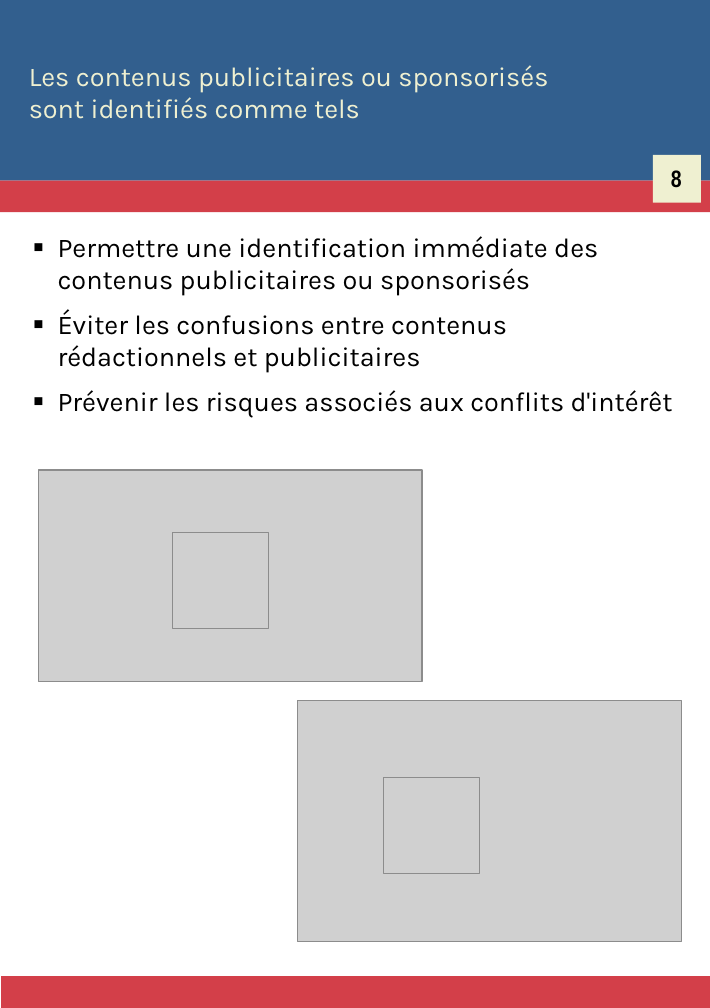
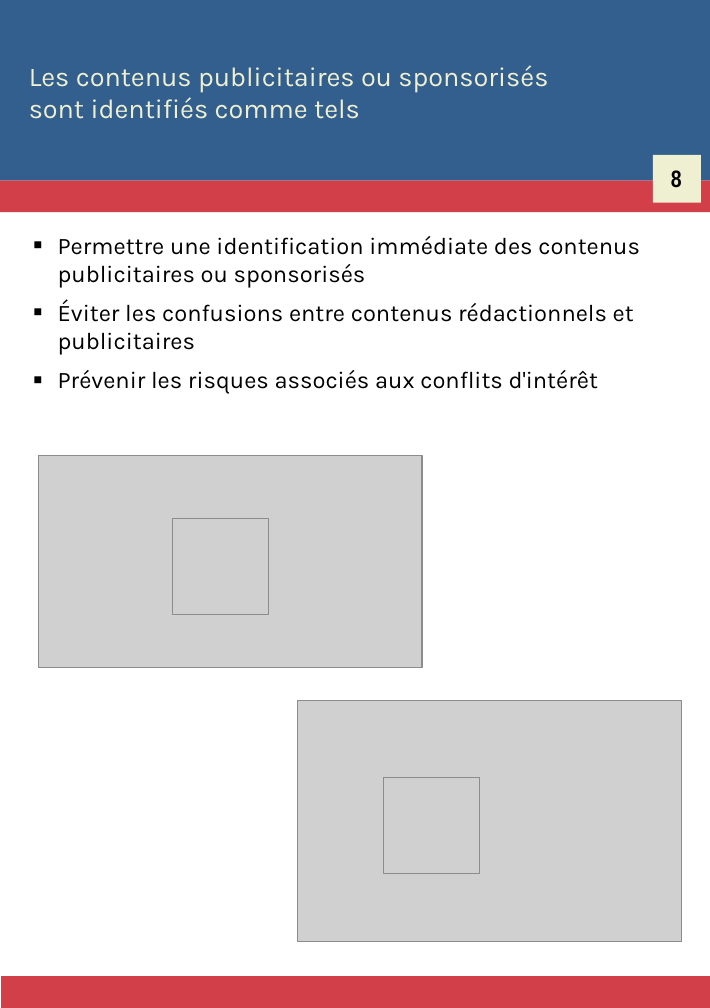
Before and after one commit to Zigazou/bonnes-pratiques-illustrees, a slide deck: slide 11 of bonnes-pratiques.odp. Drawn at 710x1008 pixels with LibreOffice and Linux fonts; fonts in the diff are those of the drawing; grey boxes stand for pictures. Boxes give left, top, right and bottom in pixels: in the first picture for what was removed or moved away, otherwise in the second. Text is boxed around its words. In the diff, an @@ line names an element or a change of style, - is before the commit and + after.

Commit message:
Toutes les BP sont prêtes pour un schéma

```diff
--- a/bonnes-pratiques.odp
+++ b/bonnes-pratiques.odp
@@ text "Permettre une identification immédiate des ..." at bbox=[58, 236, 640, 394]: size 16 to 14 pt @@
@@ picture: place and size @@
-picture at bbox=[38, 469, 421, 681]
+picture at bbox=[38, 455, 421, 667]
@@ picture: place and size @@
-picture at bbox=[173, 532, 269, 628]
+picture at bbox=[173, 518, 269, 614]
```
Also in this commit, not shown: 60 other slides changed, 180 slides added, 1 slide removed, 14 other files.
